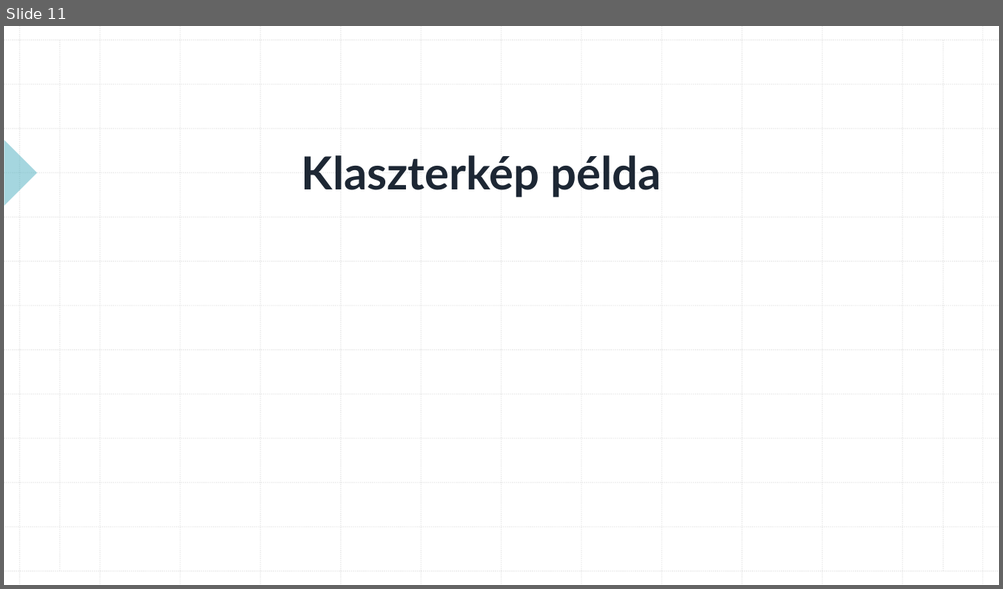
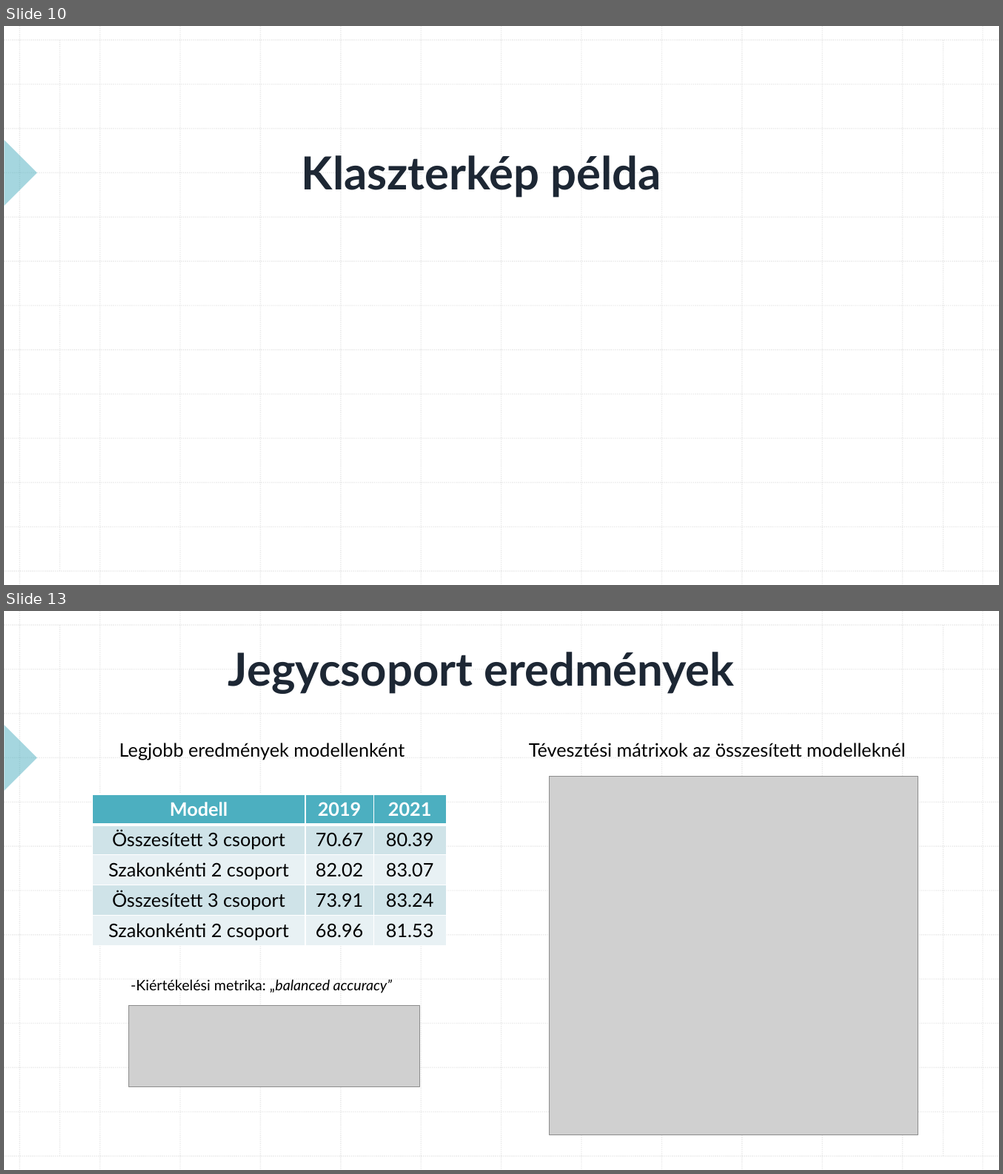
Before and after one commit to konderal333/-nkutfel, a slide deck: TDK prezi.pptx. Shown one above the other, each under a label of ours: slide 11 before the commit, slides 10 and 13 after it; the slides between them are not shown. The pictures are 1003x589 and 1003x1174 pixels, drawn with LibreOffice and Linux fonts; fonts in the diff are those of the drawing; grey boxes stand for pictures. Boxes give left, top, right and bottom in pixels: in the first picture for what was removed or moved away, otherwise in the second. Text is boxed around its words. In the diff, an @@ line names an element or a change of style, - is before the commit and + after.

```diff
--- a/TDK prezi.pptx
+++ b/TDK prezi.pptx
@@ slide 13 added at (4,611,999,1170), background #FFFFFF; not listed: 29 template elements that a slide beside it also shows @@
@@ title added at (228,652,734,694), 44 pt, text #1D2734, bold @@
+Jegycsoport eredmények
@@ text added at (119,743,404,760), 18 pt, text #000000 @@
+Legjobb eredmények modellenként
@@ text added at (529,743,905,758), 18 pt, text #000000 @@
+Tévesztési mátrixok az összesített modelleknél
@@ picture added at (549,777,917,1136) @@
@@ table added at (92,795,447,946), 5 rows, 3 columns @@
+Modell | 2019 | 2021
+Összesített 3 csoport | 70.67 | 80.39
+Szakonkénti 2 csoport | 82.02 | 83.07
+Összesített 3 csoport | 73.91 | 83.24
+Szakonkénti 2 csoport | 68.96 | 81.53
@@ text added at (131,980,392,994), 14 pt, text #000000 @@
+-Kiértékelési metrika: „balanced accuracy”
@@ picture added at (129,1005,420,1087) @@
@@ what was slide 11 is now slide 10 @@
```
Also in this commit, not shown: 4 slides changed, 6 other slides added, 3 slides removed.
